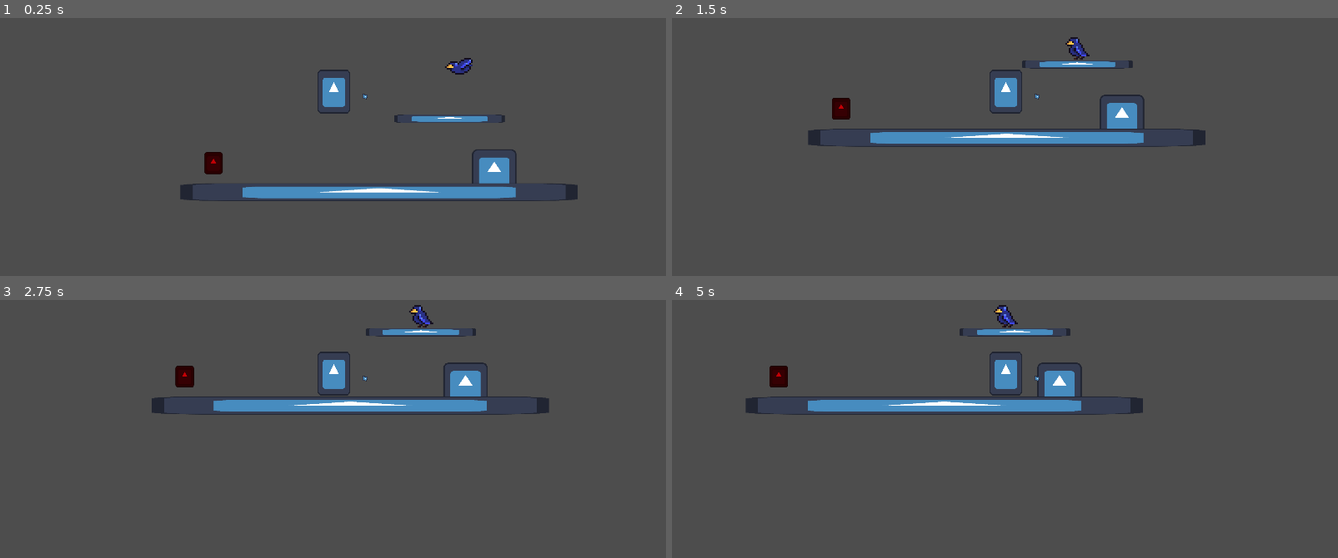
Above: before the commit, frames 1-4 (two rows, left to right).
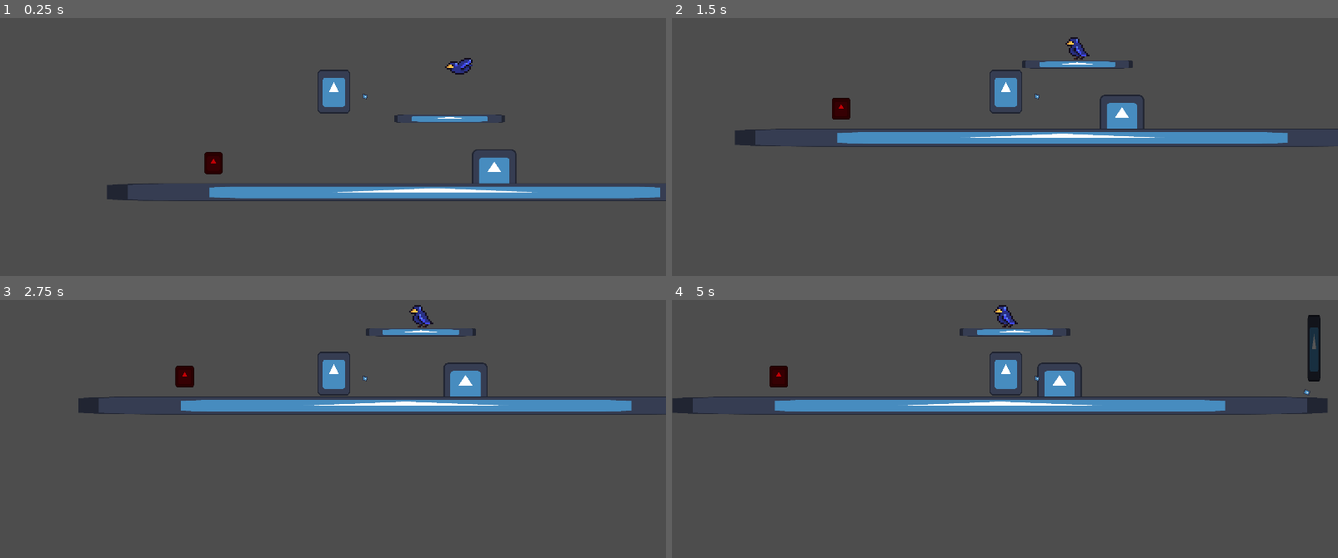
Above: after the commit, the same moments.

Repository: SikK19/AwayGame
Game: Godot game, scene res://Level/character_test_enviroment.tscn
The game is run twice, just before and just after one commit, with the same random seed, the same clock (stepped at 60 frames per second) and the same inputs. This scene is started directly instead of the project's main scene. The engine's default icon, where the game draws it, is replaced by a stand-in: a white triangle on a blue panel in a dark square.
Inputs (mouse positions are in pixels of both pictures, inside the frame that each line leads up to):
- Up to frame 1 (0.25 s): no input
- Up to frame 2 (1.5 s): move the mouse to (1151, 72) at 0.52 s; hold D (right) from 0.53 s (still down); tap E (interact) at 0.6 s; tap W (jump) at 0.77 s; move the mouse to (871, 110) at 1.27 s; click (871, 110) at 1.35 s
- Up to frame 3 (2.75 s): tap W (jump) at 1.52 s; tap E (interact) at 1.55, 2.1 s; move the mouse to (outside the picture) at 2.02 s; release D (right) at 2.03 s; hold A (left) from 2.03 s (still down)
- Up to frame 4 (5 s): move the mouse to (971, 449) at 2.77 s; release A (left) at 2.78 s; hold D (right) 2.78-4.28 s; tap Space (throw) at 2.85 s; tap W (jump) at 3.02, 3.77, 4.52 s; tap E (interact) at 3.05, 3.6, 4.55 s; move the mouse to (1204, 429) at 3.52 s; move the mouse to (805, 318) at 4.27 s; hold A (left) from 4.28 s (still down); click (805, 318) at 4.35 s

The runs differ from the first frame. In frame 1, 2.0% of the frame differs, in the area x 16-100%, y 64-71%; in frame 2, 2.1%; in frame 3, 2.1%; in frame 4, 2.8%, in the area x 0-99%, y 5-45%.

Commit message:
Added destructable window

Diff:
--- a/Level/character_test_enviroment.tscn
+++ b/Level/character_test_enviroment.tscn
@@ -6,9 +6,10 @@
 [ext_resource type="PackedScene" uid="uid://bnhytv3l22cqf" path="res://Characters/Human Character/human_character.tscn" id="3_y8kq6"]
 [ext_resource type="PackedScene" uid="uid://cacncuw8chqd8" path="res://Characters/Bird/bird.tscn" id="4_t31tm"]
 [ext_resource type="PackedScene" uid="uid://ctilqc6y0uf8b" path="res://Objects/hatch.tscn" id="6_kum8n"]
+[ext_resource type="PackedScene" uid="uid://vg6yk2bkrf2y" path="res://Objects/window.tscn" id="7_tyeqv"]
 
 [sub_resource type="RectangleShape2D" id="RectangleShape2D_iarkt"]
-size = Vector2(1140, 57)
+size = Vector2(1902, 57)
 
 [node name="character test enviroment" type="Node2D"]
 
@@ -28,12 +29,12 @@
 position = Vector2(539, 490)
 
 [node name="CollisionShape2D" type="CollisionShape2D" parent="StaticBody2D"]
-position = Vector2(35, 127.5)
+position = Vector2(189, 127.5)
 shape = SubResource("RectangleShape2D_iarkt")
 
 [node name="Sprite2D" type="Sprite2D" parent="StaticBody2D"]
-position = Vector2(31, 127)
-scale = Vector2(8.95313, 0.40625)
+position = Vector2(191.5, 127)
+scale = Vector2(14.7578, 0.40625)
 texture = ExtResource("2_rs2rm")
 
 [node name="human character" parent="." instance=ExtResource("3_y8kq6")]
@@ -43,3 +44,6 @@
 position = Vector2(800, 223)
 scale = Vector2(0.5, 0.5)
 SPEED = 400.0
+
+[node name="window" parent="." instance=ExtResource("7_tyeqv")]
+position = Vector2(1641, 481)
--- /dev/null
+++ b/Objects/window.gd
@@ -0,0 +1,11 @@
+extends Area2D
+
+
+
+
+func interact():
+	$window.visible = false
+	$window_broken.visible = true
+
+	$StaticBody2D.queue_free()
+	set_collision_layer_value(4, false)
--- /dev/null
+++ b/Objects/window.tscn
@@ -0,0 +1,38 @@
+[gd_scene load_steps=4 format=3 uid="uid://vg6yk2bkrf2y"]
+
+[ext_resource type="Texture2D" uid="uid://cfpke4wwpd2l4" path="res://icon.svg" id="1_6jxe2"]
+[ext_resource type="Script" path="res://Objects/window.gd" id="1_pngfv"]
+
+[sub_resource type="RectangleShape2D" id="RectangleShape2D_hb3db"]
+size = Vector2(44, 192)
+
+[node name="window" type="Area2D"]
+collision_layer = 8
+collision_mask = 0
+script = ExtResource("1_pngfv")
+
+[node name="CollisionShape2D" type="CollisionShape2D" parent="."]
+position = Vector2(-9, -28)
+shape = SubResource("RectangleShape2D_hb3db")
+
+[node name="window" type="Sprite2D" parent="."]
+modulate = Color(0.336608, 0.336608, 0.336608, 1)
+position = Vector2(-5, -29.5)
+scale = Vector2(0.296875, 1.50781)
+texture = ExtResource("1_6jxe2")
+
+[node name="window_broken" type="Sprite2D" parent="."]
+visible = false
+modulate = Color(0.298039, 1, 1, 1)
+position = Vector2(-5, -29.5)
+scale = Vector2(0.296875, 1.50781)
+texture = ExtResource("1_6jxe2")
+
+[node name="StaticBody2D" type="StaticBody2D" parent="."]
+collision_mask = 0
+
+[node name="CollisionShape2D2" type="CollisionShape2D" parent="StaticBody2D"]
+position = Vector2(-4.5, -28)
+shape = SubResource("RectangleShape2D_hb3db")
+
+[connection signal="area_entered" from="." to="." method="_on_area_entered"]
Not shown: 1 places in Level/character_test_enviroment.tscn that only renumber resources
